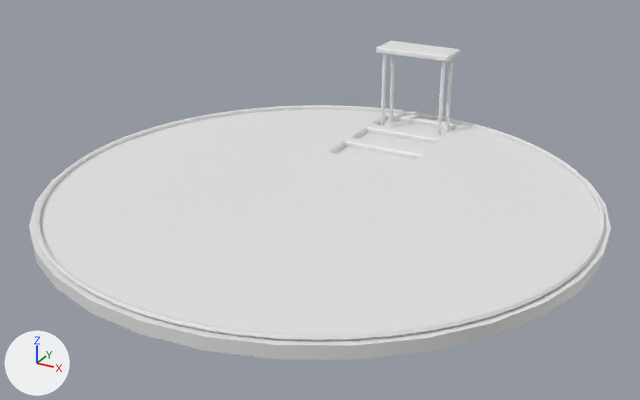
Before and after pictures for a commit that changed the FBX model NTOProject2024-2025/Assets/Art/Buildings/Start Point/Start_Point.fbx.
Rendered twice from a 50 mm camera at (15.7, -28.5, 14.4) aimed at (0.3, -0.6, 0.5). Arrows for +X, +Y and +Z are at lower left; the lights stay in place. The first picture is the older version. Where no turn or scale is listed for an object, it has been applied to the vertices.
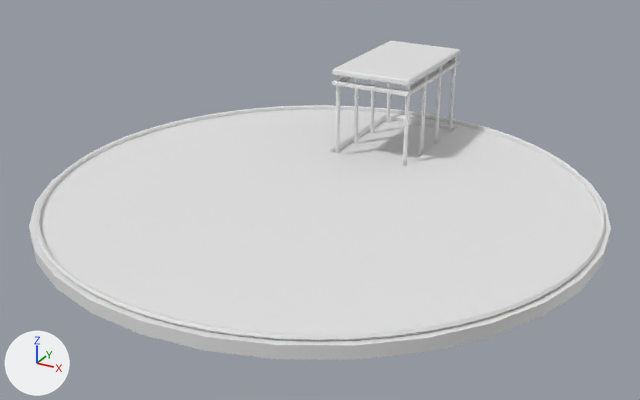
Where the newer file only moved an object's origin or applied its transform, the numbers keep the older frame.

Where the change shows, as pixel boxes (x1, y1, x2, y2) in the pictures (640 x 400 px; the box of a moved part takes in the faces that stretch with it):
'Cube.093', reshaped (52% wider, 109% taller): before (376, 41, 460, 62); after (332, 41, 460, 86)
'Cylinder.042', reshaped, rescaled, turned: before (381, 53, 453, 135); after (336, 56, 457, 166)
'Cube.097', added: after (332, 59, 460, 97)
part 2 of me_cylinder_049, moved or reshaped: before (445, 59, 453, 132); after (448, 56, 457, 133)
part 3 of me_cylinder_049, moved or reshaped: before (381, 53, 387, 126); after (434, 65, 442, 144)
part 4 of me_cylinder_049, moved or reshaped: before (389, 54, 395, 123); after (386, 83, 391, 122)
part 5 of me_cylinder_049, moved or reshaped: before (437, 61, 445, 135); after (370, 81, 375, 133)
part 6 of me_cylinder_049, added: after (403, 85, 410, 166)
part 7 of me_cylinder_049, added: after (419, 75, 427, 156)
part 8 of me_cylinder_049, added: after (336, 75, 340, 153)
part 9 of me_cylinder_049, added (mostly hidden): after (354, 78, 359, 144)

Diff of the bpy script that builds the scene:
```diff
--- a/NTOProject2024-2025/Assets/Art/Buildings/Start Point/Start_Point.fbx.py
+++ b/NTOProject2024-2025/Assets/Art/Buildings/Start Point/Start_Point.fbx.py
@@ me_cube_100 @@
-me_cube_100.from_pydata(...)  # 24 vertices, 26 faces; spans x -1.81..1.81, y -0.8..0.8, z -0.13..0.13
+me_cube_100.from_pydata(...)  # 24 vertices, 26 faces; spans x -1.81..1.81, y -5.2..0.8, z -0.13..0.13
+# me_cube_100 part 1: all 12 vertices in x -1.81..1.81, y -0.8..-0.75, z -0.13..0.13 are moved by (0.0, -4.4, 0.0)
 me_cube_100.materials.append(mat_start_point)
@@ me_cylinder_049 @@
 # used by ob_cylinder_042; location = (1.48, 10.02, 4.44); rotation_euler = (1.571, 0.0, 0.0), in degrees (90, 0, 0); scale = (0.868, 1.0, 0.868)
-me_cylinder_049.from_pydata(...)  # 64 vertices, 32 faces; spans x -3.52..0.11, y -4.43..-0.39, z -0.11..1.26
+me_cylinder_049.from_pydata(...)  # 128 vertices, 64 faces; spans x -3.71..0.3, y -6.33..0.11, z -4.43..-0.39
+# me_cylinder_049 part 2: the loose piece of 16 vertices spanning x -0.11..0.11, y -4.43..-0.39, z -0.11..0.11 is turned 90 degrees about the x axis through its middle, then moved by (0.19, 2.41, -2.41)
+# me_cylinder_049 part 3: the loose piece of 16 vertices spanning x -3.52..-3.3, y -4.43..-0.39, z 1.04..1.26 is multiplied about its middle by the matrix ((-1.0, 0.0, 0.0), (0.0, 0.0, 1.0), (0.0, 1.0, 0.0)), then moved by (3.6, 0.3, -3.56)
+# me_cylinder_049 part 4: the loose piece of 16 vertices spanning x -3.52..-3.3, y -4.43..-0.39, z -0.11..0.11 is turned 90 degrees about the x axis through its middle, then moved by (-0.19, 2.41, -2.41)
+# me_cylinder_049 part 5: the loose piece of 16 vertices spanning x -0.11..0.11, y -4.43..-0.39, z 1.04..1.26 is multiplied about its middle by the matrix ((-1.0, 0.0, 0.0), (0.0, 0.0, 1.0), (0.0, 1.0, 0.0)), then moved by (-3.6, 0.3, -3.56)
+# me_cylinder_049 part 6: the loose piece of 16 vertices spanning x -0.11..0.11, y -4.43..-0.39, z 1.04..1.26 is copied, and the copy is turned 90 degrees about the x axis through its middle, then moved by (0.19, -3.81, -3.56); it spans x 0.07..0.3, y -6.33..-6.11, z -4.43..-0.39
+# me_cylinder_049 part 7: the loose piece of 16 vertices spanning x -0.11..0.11, y -4.43..-0.39, z 1.04..1.26 is copied, and the copy is turned 90 degrees about the x axis through its middle, then moved by (0.19, -1.7, -3.56); it spans x 0.07..0.3, y -4.22..-4.0, z -4.43..-0.39
+# me_cylinder_049 part 8: the loose piece of 16 vertices spanning x -3.52..-3.3, y -4.43..-0.39, z 1.04..1.26 is copied, and the copy is turned 90 degrees about the x axis through its middle, then moved by (-0.19, -3.81, -3.56); it spans x -3.71..-3.49, y -6.33..-6.11, z -4.43..-0.39
+# me_cylinder_049 part 9: the loose piece of 16 vertices spanning x -3.52..-3.3, y -4.43..-0.39, z 1.04..1.26 is copied, and the copy is turned 90 degrees about the x axis through its middle, then moved by (-0.19, -1.7, -3.56); it spans x -3.71..-3.49, y -4.22..-4.0, z -4.43..-0.39
 me_cylinder_049.materials.append(mat_start_point)
@@ ob_cylinder_042 @@
 ob_cylinder_042.location = (1.48, 10.02, 4.44)
-ob_cylinder_042.rotation_euler = (1.571, 0.0, 0.0)  # degrees (90, 0, 0)
-ob_cylinder_042.scale = (0.868, 1.0, 0.868)
+ob_cylinder_042.scale = (0.868, 0.868, 1.0)
@@ ob_cube_097 @@
+ob_cube_097 = bpy.data.objects.new('Cube.097', me_cube_104)  # 32 vertices, 36 faces; spans x -1.81..1.81, y -3.0..3.0, z -0.09..0.09; in mat_start_point (white #e7e7e7)
+ob_cube_097.location = (0.0, 7.32, 3.63)
```
